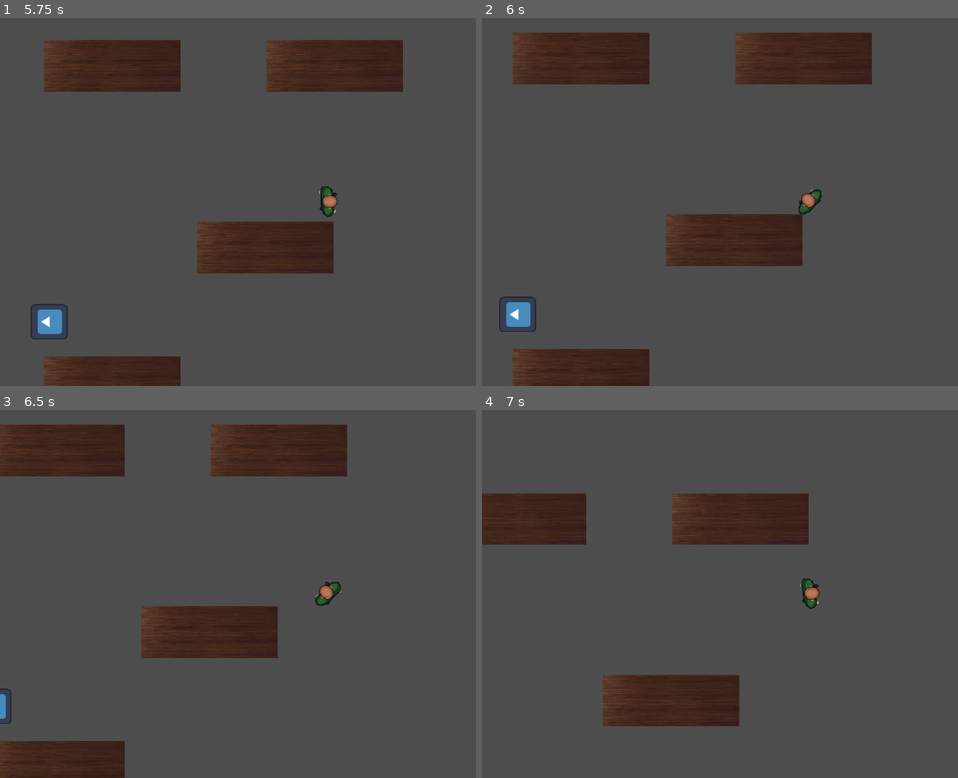
Above: before the commit, frames 1-4 (two rows, left to right).
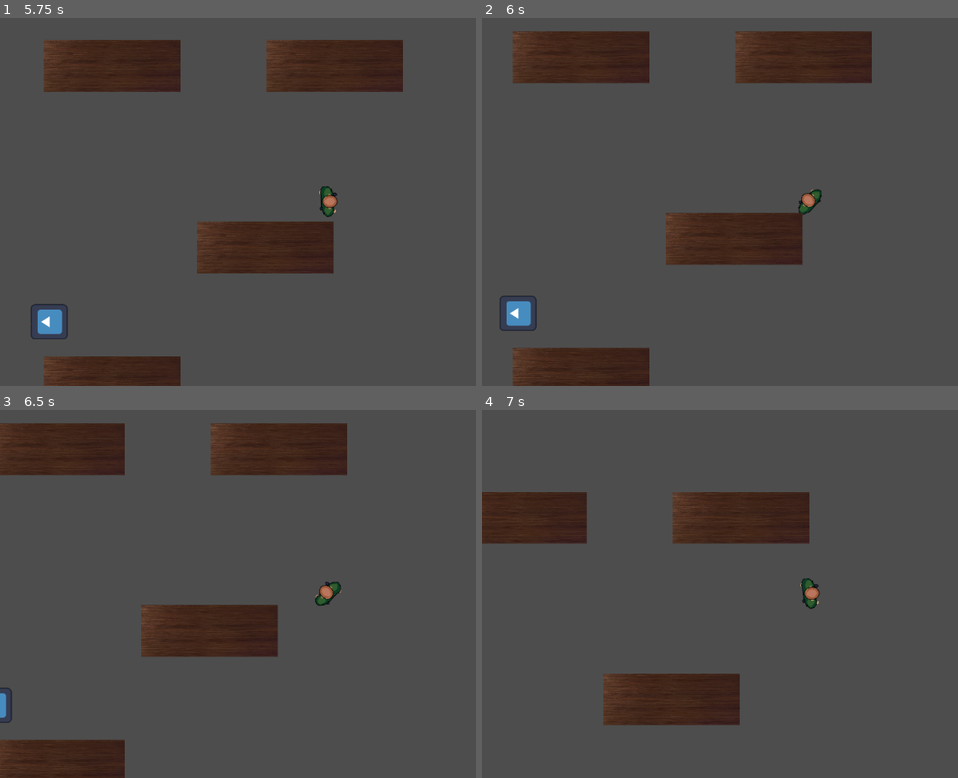
Above: after the commit, the same moments.

Repository: jmsanchezdiaz/boss-ipv-2024-e3.14cos
Game: Godot game, scene res://main.tscn
Same seed, same stepped clock (60 frames per second), same inputs: the game is played once before the commit and once after it. The engine's default icon, where the game draws it, is replaced by a stand-in: a white triangle on a blue panel in a dark square.
Inputs (mouse positions are in pixels of both pictures, inside the frame that each line leads up to):
- Up to frame 1 (5.75 s): move the mouse to (471, 183) at 0.52 s; press the mouse at (471, 183) at 0.53 s; hold D (move_right) 0.53-1.28 s; move the mouse to (195, 220) at 1.27 s; release the mouse at (195, 220) at 1.28 s; hold S (move_down) 1.28-2.03 s; click (195, 220) at 1.35 s; move the mouse to (395, 121) at 2.02 s; hold D (move_right) 2.03-2.78 s; hold Shift (run) 2.03-2.78 s; click (395, 121) at 2.3 s; move the mouse to (295, 275) at 2.77 s; hold W (move_up) 2.78-3.53 s; click (295, 275) at 2.85 s; move the mouse to (outside the picture) at 3.52 s; press the mouse at (outside the picture) at 3.53 s; hold A (move_left) 3.53-5.03 s; move the mouse to (133, 146) at 4.27 s; release the mouse at (133, 146) at 4.28 s; tap Shift (run) at 4.35 s; click (133, 146) at 4.55 s; move the mouse to (361, 202) at 5.02 s; press the mouse at (361, 202) at 5.03 s; hold S (move_down) from 5.03 s (still down)
- Up to frame 2 (6 s): move the mouse to (710, 110) at 5.77 s; release S (move_down) at 5.78 s; release the mouse at (710, 110) at 5.78 s; hold D (move_right) from 5.78 s (still down); click (710, 110) at 5.85 s
- Up to frame 3 (6.5 s): keep holding D (move_right)
- Up to frame 4 (7 s): move the mouse to (953, 575) at 6.52 s; release D (move_right) at 6.53 s; hold W (move_up) from 6.53 s (still down); hold Shift (run) from 6.53 s (still down); click (953, 575) at 6.8 s

Frame 1 is identical in both runs. In frame 2, 1.0% of the frame differs, in the area x 3-82%, y 3-100%; in frame 3, 0.8%; in frame 4, 0.6%.

Commit message:
Zombie detection area changed

Diff:
--- a/entities/Player/Player.tscn
+++ b/entities/Player/Player.tscn
@@ -19,6 +19,9 @@
 "values": [0]
 }
 
+[sub_resource type="Animation" id="Animation_y28d7"]
+resource_name = "ReceiveDamage"
+
 [sub_resource type="Animation" id="Animation_ui2ls"]
 resource_name = "Walk"
 length = 1.2
@@ -36,9 +39,6 @@
 "values": [0, 1, 2, 3, 4, 5, 6, 7, 8, 9, 10, 11]
 }
 
-[sub_resource type="Animation" id="Animation_y28d7"]
-resource_name = "ReceiveDamage"
-
 [sub_resource type="AnimationLibrary" id="AnimationLibrary_6yx8f"]
 _data = {
 "RESET": SubResource("Animation_vrris"),
@@ -46,11 +46,12 @@
 "Walk": SubResource("Animation_ui2ls")
 }
 
-[sub_resource type="CircleShape2D" id="CircleShape2D_j84la"]
-radius = 434.613
+[sub_resource type="CapsuleShape2D" id="CapsuleShape2D_w6qcd"]
+radius = 283.333
+height = 900.0
 
 [sub_resource type="CircleShape2D" id="CircleShape2D_0rk6p"]
-radius = 1634.1
+radius = 933.333
 
 [sub_resource type="Animation" id="Animation_x211c"]
 length = 0.001
@@ -106,8 +107,9 @@
 }
 
 [node name="CollisionShape2D" type="CollisionShape2D" parent="."]
-position = Vector2(0, -1.90735e-06)
-shape = SubResource("CircleShape2D_j84la")
+visible = false
+position = Vector2(16.6667, -1.90735e-06)
+shape = SubResource("CapsuleShape2D_w6qcd")
 
 [node name="AttackArea" type="Area2D" parent="."]
 visible = false
--- a/entities/Player/player.gd
+++ b/entities/Player/player.gd
@@ -27,7 +27,7 @@
 	if current_target and "Crowbar" in inventory:
 		var distance = position.distance_to(current_target.position)
 		if distance <= attack_range:
-			current_target.take_damage(attack_damage)
+			current_target.take_damage(attack_damage, self)
 			print("Attacked zombi! Remaining HP: ", current_target.HEALTH_POINTS)
 		else:
 			print("Target too far!")
--- a/entities/enemies/Zombie.tscn
+++ b/entities/enemies/Zombie.tscn
@@ -1,8 +1,23 @@
-[gd_scene load_steps=13 format=3 uid="uid://djba5um6gbc7k"]
+[gd_scene load_steps=12 format=3 uid="uid://djba5um6gbc7k"]
 
 [ext_resource type="Texture2D" uid="uid://ctlppq3e6ixwp" path="res://icon.svg" id="1_n1eks"]
 [ext_resource type="Script" path="res://entities/enemies/zombie.gd" id="1_wyi4p"]
 [ext_resource type="Texture2D" uid="uid://cmcsh50axvbfm" path="res://assets/blood-spritesheet2.png" id="3_a0iq2"]
+
+[sub_resource type="Animation" id="Animation_0uw0c"]
+length = 0.001
+tracks/0/type = "value"
+tracks/0/imported = false
+tracks/0/enabled = true
+tracks/0/path = NodePath("Body:frame")
+tracks/0/interp = 1
+tracks/0/loop_wrap = true
+tracks/0/keys = {
+"times": PackedFloat32Array(0),
+"transitions": PackedFloat32Array(1),
+"update": 1,
+"values": [0]
+}
 
 [sub_resource type="Animation" id="Animation_235ey"]
 resource_name = "Walk"
@@ -20,21 +35,6 @@
 "values": []
 }
 
-[sub_resource type="Animation" id="Animation_0uw0c"]
-length = 0.001
-tracks/0/type = "value"
-tracks/0/imported = false
-tracks/0/enabled = true
-tracks/0/path = NodePath("Body:frame")
-tracks/0/interp = 1
-tracks/0/loop_wrap = true
-tracks/0/keys = {
-"times": PackedFloat32Array(0),
-"transitions": PackedFloat32Array(1),
-"update": 1,
-"values": [0]
-}
-
 [sub_resource type="AnimationLibrary" id="AnimationLibrary_o0w8e"]
 _data = {
 "RESET": SubResource("Animation_0uw0c"),
@@ -43,9 +43,6 @@
 
 [sub_resource type="CircleShape2D" id="CircleShape2D_k0xce"]
 radius = 31.0
-
-[sub_resource type="CircleShape2D" id="CircleShape2D_acmul"]
-radius = 364.549
 
 [sub_resource type="CircleShape2D" id="CircleShape2D_8ras5"]
 radius = 61.0
@@ -100,6 +97,7 @@
 }
 
 [node name="CollisionShape2D" type="CollisionShape2D" parent="."]
+visible = false
 shape = SubResource("CircleShape2D_k0xce")
 
 [node name="LeftEye" type="RayCast2D" parent="."]
@@ -117,8 +115,9 @@
 collision_layer = 0
 collision_mask = 2
 
-[node name="CollisionShape2D" type="CollisionShape2D" parent="DetectionArea"]
-shape = SubResource("CircleShape2D_acmul")
+[node name="CollisionShape2D" type="CollisionPolygon2D" parent="DetectionArea"]
+position = Vector2(50, 8)
+polygon = PackedVector2Array(-151, 203, -50, 259, 104, 254, 239, 150, 274, -9, 240, -166, 111, -250, -52, -255, -142, -230, -99, -7)
 
 [node name="AttackArea" type="Area2D" parent="."]
 visible = false
--- a/entities/enemies/zombie.gd
+++ b/entities/enemies/zombie.gd
@@ -59,11 +59,13 @@
 	move_and_collide(Vector2.ZERO.rotated(0.0))
 
 
-func take_damage(amount: float) -> void:
+func take_damage(amount: float, attacker: Node2D) -> void:
 	HEALTH_POINTS -= amount
 	animation.play("ReceiveDamage")
 	if HEALTH_POINTS <= 0:
 		queue_free()
+	if target == null:
+		target = attacker
 
 
 func attack(enemy):
